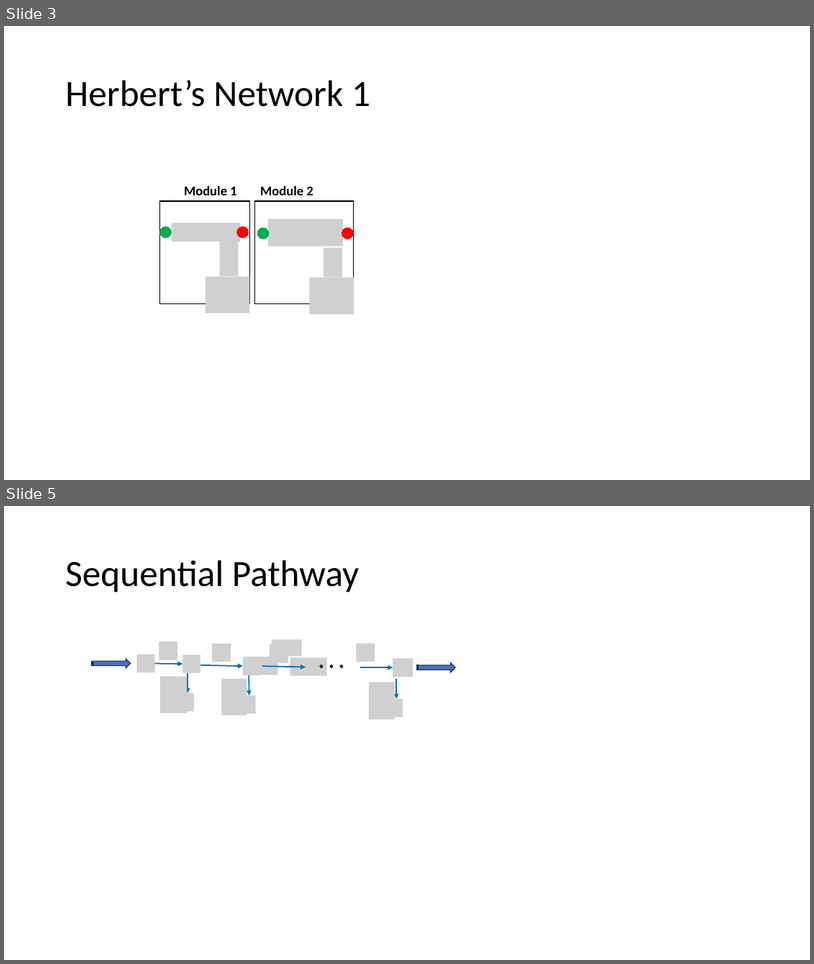
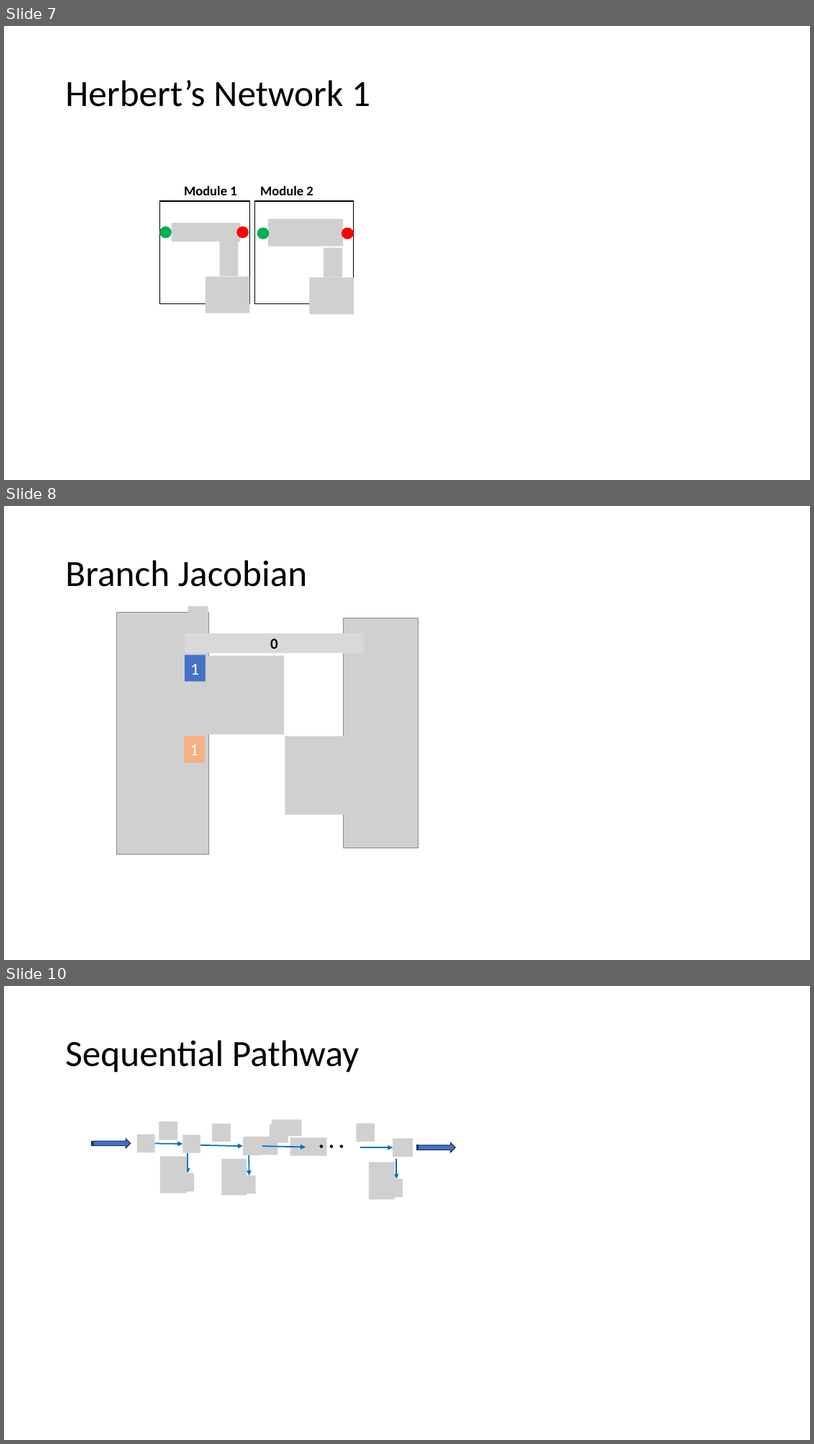
Before and after one commit to joseph-hellerstein/linear_reaction_networks, a slide deck: docs/figures.pptx. Shown one above the other, each under a label of ours: slides 3 and 5 before the commit, slides 7, 8 and 10 after it; the slides between them are not shown. The pictures are 814x964 and 814x1444 pixels, drawn with LibreOffice and Linux fonts; fonts in the diff are those of the drawing; grey boxes stand for pictures. Boxes give left, top, right and bottom in pixels: in the first picture for what was removed or moved away, otherwise in the second. Text is boxed around its words. In the diff, an @@ line names an element or a change of style, - is before the commit and + after.

```diff
--- a/docs/figures.pptx
+++ b/docs/figures.pptx
@@ slide 8 added at [4, 506, 810, 960], background #FFFFFF @@
@@ title added at [65, 560, 308, 587], 44 pt, text #000000 @@
+Branch Jacobian
@@ picture added at [116, 612, 208, 854] @@
@@ picture added at [188, 606, 208, 625] @@
@@ picture added at [128, 631, 148, 649] @@
@@ rectangle added at [185, 633, 364, 653], fill #D9D9D9, 18 pt, text #000000, bold @@
+0
@@ picture added at [344, 618, 419, 848] @@
@@ rectangle added at [185, 655, 206, 682], fill #4472C4, 20 pt, text #FFFFFF @@
+1
@@ picture added at [206, 656, 284, 734] @@
@@ rectangle added at [184, 736, 205, 762], fill #F4B183, 20 pt, text #FFFFFF @@
+1
@@ picture added at [286, 736, 364, 815] @@
@@ what was slide 3 is now slide 7 @@
@@ what was slide 5 is now slide 10 @@
```
Also in this commit, not shown: 4 other slides added, 5 other files.
